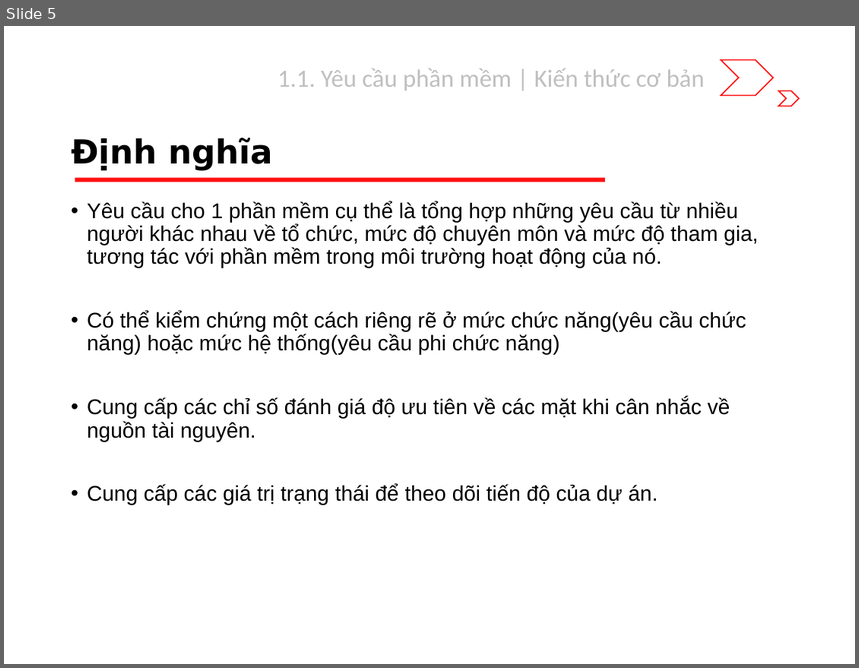
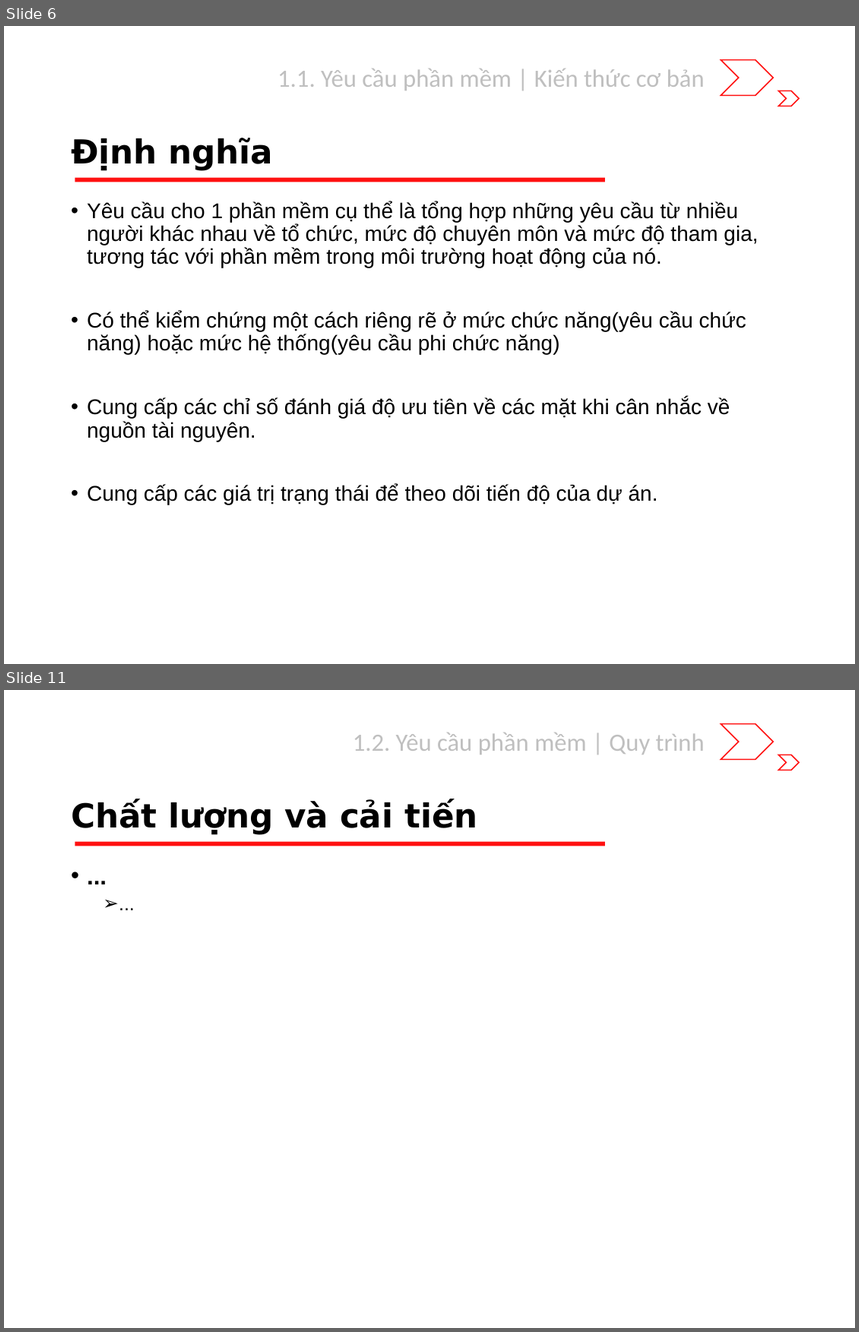
Before and after one commit to riverspart/uet-adv-sw-engineering, a slide deck: slide/dev/chapter_1/slide.pptx. Shown one above the other, each under a label of ours: slide 5 before the commit, slides 6 and 11 after it; the slides between them are not shown. The pictures are 859x668 and 859x1332 pixels, drawn with LibreOffice and Linux fonts; fonts in the diff are those of the drawing. Boxes give left, top, right and bottom in pixels: in the first picture for what was removed or moved away, otherwise in the second. Text is boxed around its words. In the diff, an @@ line names an element or a change of style, - is before the commit and + after.

```diff
--- a/slide/dev/chapter_1/slide.pptx
+++ b/slide/dev/chapter_1/slide.pptx
@@ slide 11 added at (4,690,855,1328), background #FFFFFF; not listed: 3 template elements that a slide beside it also shows @@
@@ text added at (353,733,705,755), 21 pt, text #BFBFBF @@
+1.2. Yêu cầu phần mềm | Quy trình
@@ title added at (71,801,477,835), 28 pt, text #000000, bold @@
+Chất lượng và cải tiến
@@ text added at (63,860,797,1265), 20 pt, text #000000, bold @@
+• ...
+  ➢ ...
@@ what was slide 5 is now slide 6 @@
```
Also in this commit, not shown: 2 slides changed, 4 other slides added.
